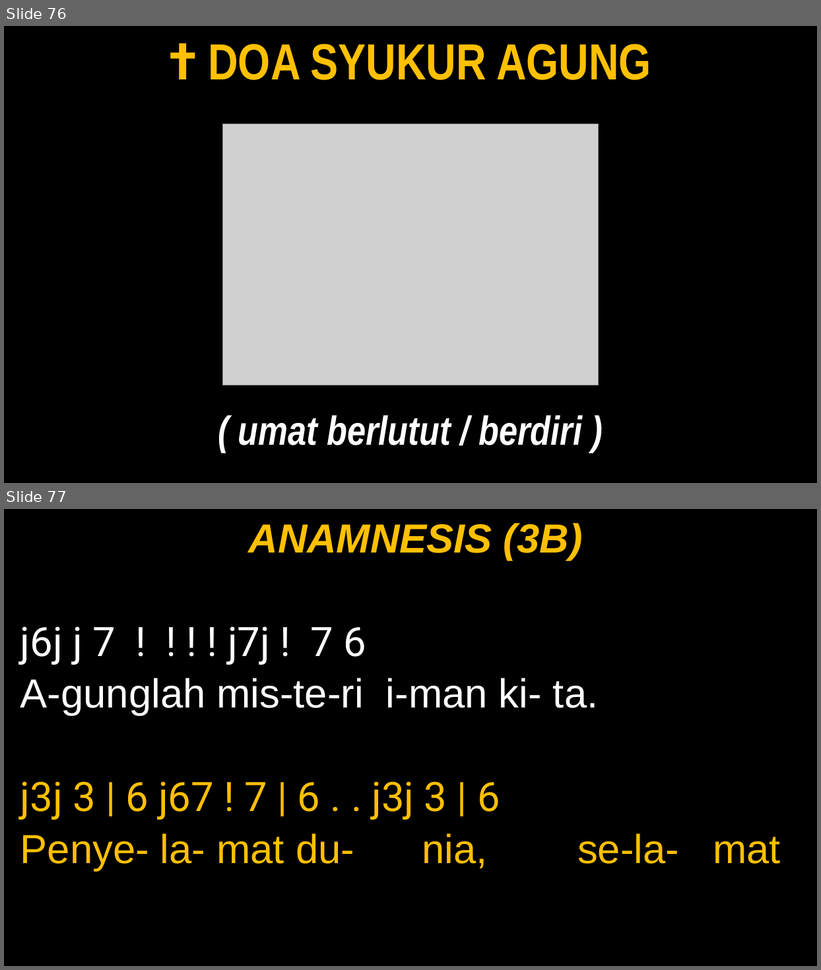
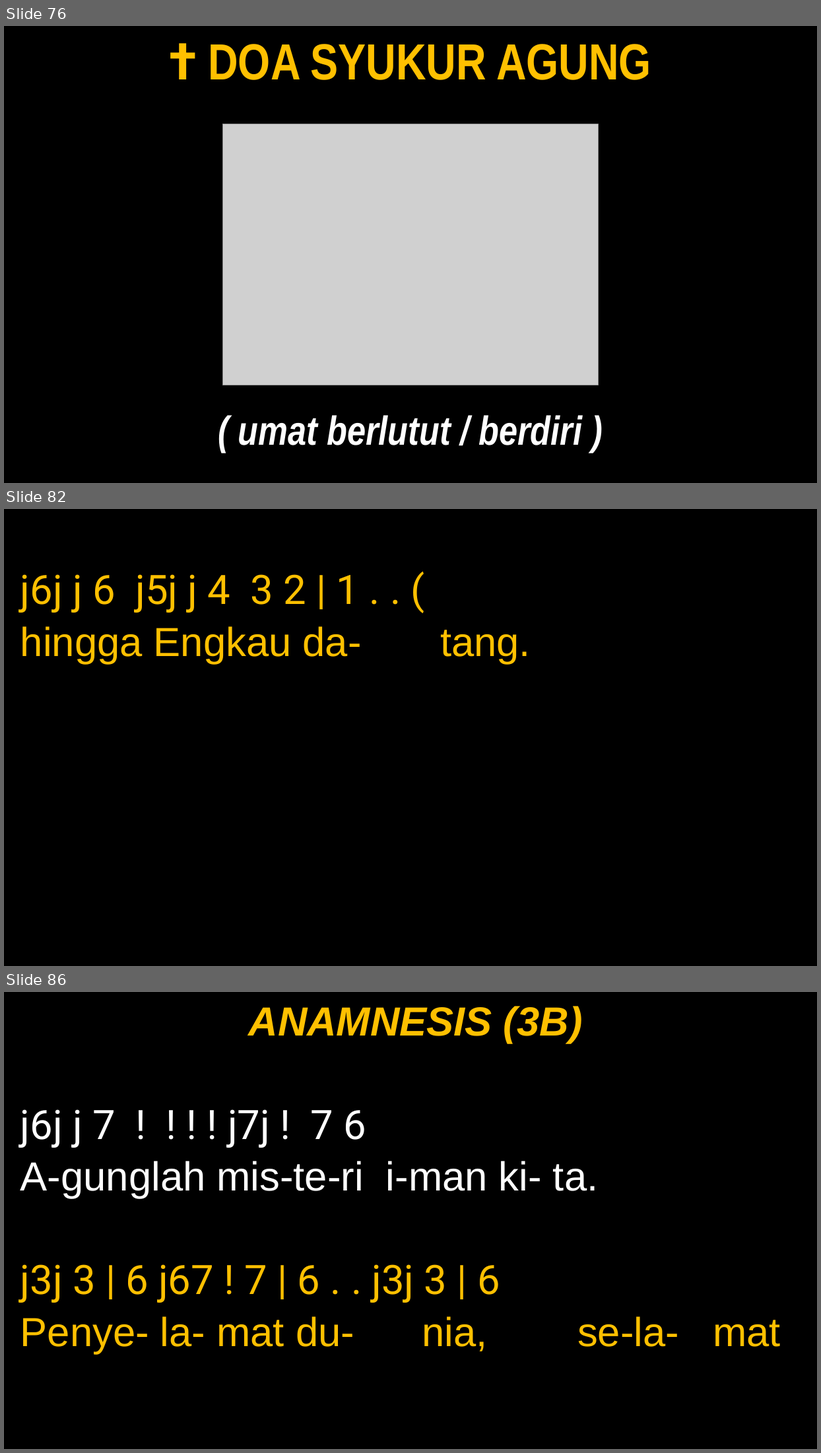
Before and after one commit to JasonEvan/Mikael-PPT-Maker, a slide deck: app/template/Template_Mingguan.pptx. Shown one above the other, each under a label of ours: slides 76 and 77 before the commit, slides 76, 82 and 86 after it; the slides between them are not shown. The pictures are 821x970 and 821x1453 pixels, drawn with LibreOffice and Linux fonts; fonts in the diff are those of the drawing; grey boxes stand for pictures. Boxes give left, top, right and bottom in pixels: in the first picture for what was removed or moved away, otherwise in the second. Text is boxed around its words. In the diff, an @@ line names an element or a change of style, - is before the commit and + after.

```diff
--- a/app/template/Template_Mingguan.pptx
+++ b/app/template/Template_Mingguan.pptx
@@ slide 82 added at box(4, 509, 817, 966), background #000000 @@
@@ text added at box(20, 574, 531, 664), 48 pt, text #FFC000 @@
+j6j j 6 j5j j 4 3 2 | 1 . . (
+hingga Engkau da- tang.
@@ what was slide 77 is now slide 86 @@
```
Also in this commit, not shown: 8 other slides added, 4 other files.
